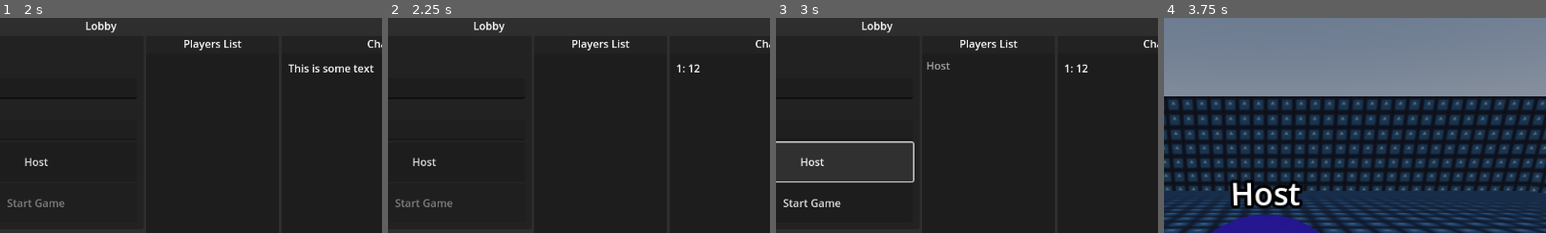
Above: before the commit, frames 1-4 (left to right).
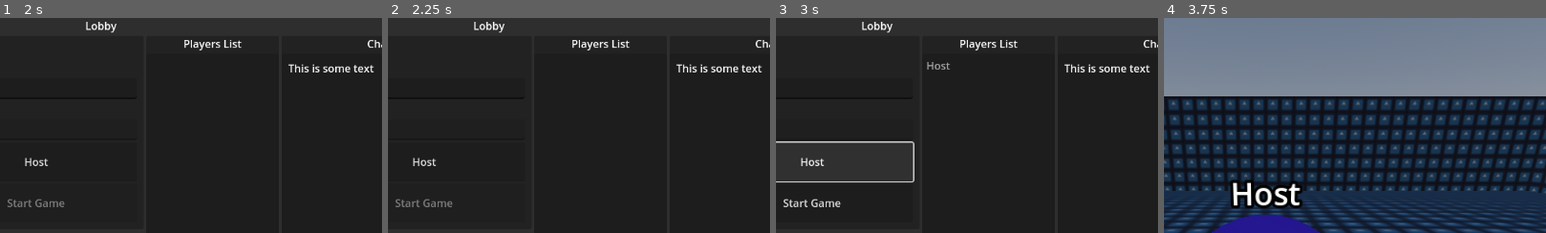
Above: after the commit, the same moments.

Repository: MacdonaldRobinson/Godot4-3D-Multiplayer-Game
Game: Godot game, scene res://UI/Lobby/lobby.tscn
The game is run twice, just before and just after one commit, with the same random seed, the same clock (stepped at 60 frames per second) and the same inputs. The engine's default icon, where the game draws it, is replaced by a stand-in: a white triangle on a blue panel in a dark square.
Inputs (mouse positions are % of the whole screen's width and height, from its top left):
- Up to frame 1 (2 s): click (84, 96) at 0.52 s; type "12" at 0.6 s; click "Setup UPnP" at 1.25 s
- Up to frame 2 (2.25 s): click "Send" at 2 s
- Up to frame 3 (3 s): click "Host" at 2.75 s
- Up to frame 4 (3.75 s): click "Start Game" at 3.5 s
The pictures show only the part of the screen within x 37-87%, y 0-50%; the shares and areas given below are measured in that part.

Frame 1 is identical in both runs. In frame 2, 0.5% of the frame differs, in the area x 75-98%, y 21-26%; in frame 3, 0.5%; in frame 4, nothing differs.
Error before the commit: Assertion failed: UPNP Discovery Failed (res://UI/Lobby/LobbyManagerUI/lobby_manager_ui.gd:196)
Error after the commit: Assertion failed: UPNP Discovery Failed (res://UI/Lobby/LobbyManagerUI/lobby_manager_ui.gd:198)

Commit message:
Updated chat logic to add PlayerName when rendering

Diff:
--- a/3D/Maps/Map1/map_1.tscn
+++ b/3D/Maps/Map1/map_1.tscn
@@ -1,4 +1,4 @@
-[gd_scene load_steps=9 format=3]
+[gd_scene load_steps=9 format=3 uid="uid://davfsrqib78ae"]
 
 [ext_resource type="Texture2D" uid="uid://cfan7hyxhi51t" path="res://icon.svg" id="1_uwnvh"]
 [ext_resource type="Script" path="res://3D/Maps/Map1/map_1.gd" id="1_xo1v0"]
--- a/3D/Player/player.gd
+++ b/3D/Player/player.gd
@@ -43,7 +43,7 @@
 	if player_data:
 		player_name_label.text = player_data.PlayerName
 
-	if not is_multiplayer_authority(): return
+	if  not is_multiplayer_authority(): return
 
 	camera.current = true
 
--- a/UI/Chat/Chat.gd
+++ b/UI/Chat/Chat.gd
@@ -1,28 +1,21 @@
 extends Control
+class_name Chat
 
 @onready var allMessagesBox = $Panel2/VBoxContainer/Panel/MarginContainer/AllMessagesBox
 @onready var sendMessageBox = $Panel2/VBoxContainer/HBoxContainer/SendMessageBox
 @onready var sendMessageButton = $Panel2/VBoxContainer/HBoxContainer/SendButton
 
-var allMessages: Array[Message] =  []
-
-signal SendMessage(message:Message)
+signal SendMessage(message:String)
 
 @rpc("call_local", "any_peer")
 func EmmitSendMessage(messageText:String):
-	var message:Message = Message.new()
-
-	message.UserName = str(multiplayer.get_remote_sender_id())
-	message.MessageText = messageText;
-
-	allMessages.push_back(message)
-	RenderMessages(allMessages)
+	SendMessage.emit(messageText)
 
 func RenderMessages(messages: Array[Message]):
 	allMessagesBox.clear()
 
-	for message in allMessages:
-		allMessagesBox.add_text(message.UserName +": "+  message.MessageText)
+	for message in messages:
+		allMessagesBox.add_text(message.PlayerName +": "+  message.MessageText)
 		allMessagesBox.newline()
 
 func _on_send_button_pressed():
--- a/UI/Chat/Message.gd
+++ b/UI/Chat/Message.gd
@@ -1,5 +1,6 @@
 extends Resource
 class_name Message
 
-var UserName: String
+var PeerId: int
+var PlayerName: String
 var MessageText: String
--- a/UI/Lobby/LobbyManagerUI/lobby_manager_ui.gd
+++ b/UI/Lobby/LobbyManagerUI/lobby_manager_ui.gd
@@ -10,12 +10,14 @@
 @onready var start_game:Button = $Panel/VBoxContainer/MarginContainer/VBoxContainer/HBoxContainer/VBoxContainer3/Host_Join/VBoxContainer/Host/PanelContainer/VBoxContainer/MarginContainer2/MarginContainer/HostButtonFields/HBoxContainer2/StartGameButton
 @onready var host_player_name:LineEdit = $Panel/VBoxContainer/MarginContainer/VBoxContainer/HBoxContainer/VBoxContainer3/Host_Join/VBoxContainer/Host/PanelContainer/VBoxContainer/MarginContainer2/MarginContainer/HostPlayerName/HostPlayerNameInput
 @onready var join_player_name:LineEdit = $Panel/VBoxContainer/MarginContainer/VBoxContainer/HBoxContainer/VBoxContainer3/Host_Join/VBoxContainer/Join/PanelContainer/VBoxContainer/MarginContainer2/MarginContainer/PlayerName/PlayerNameInput
+@onready var chat: Chat = $Panel/VBoxContainer/MarginContainer/VBoxContainer/Chat
 
 @export var map_packed_scenes:Array[PackedScene]
 
 var selected_map_index = 0
 var map_scenes: Array[Node]
 var players_data: Array[PlayerData]
+var allChatMessages: Array[Message] =  []
 
 var enet_peer = ENetMultiplayerPeer.new()
 
@@ -207,3 +209,22 @@
 
 func _on_u_pn_p_button_pressed():
 	setup_upnp()
+
+
+func _on_chat_send_message(messageTest: String):
+	print("Send Message", messageTest)
+
+	var remote_sender_id = multiplayer.get_remote_sender_id()
+	var player_index = get_player_index(remote_sender_id)
+
+	if player_index == -1:
+		return
+
+	var message: Message = Message.new()
+	message.PeerId = remote_sender_id
+	message.PlayerName = players_data[player_index].PlayerName
+	message.MessageText = messageTest
+
+	allChatMessages.push_back(message)
+
+	chat.RenderMessages(allChatMessages)
--- a/project.godot
+++ b/project.godot
@@ -56,3 +56,7 @@
 "events": [Object(InputEventKey,"resource_local_to_scene":false,"resource_name":"","device":-1,"window_id":0,"alt_press …(182 unchanged characters)…
 ]
 }
+
+[rendering]
+
+renderer/rendering_method="gl_compatibility"
Not shown: 1 places in UI/Lobby/LobbyManagerUI/lobby_manager_ui.tscn that only renumber resources
